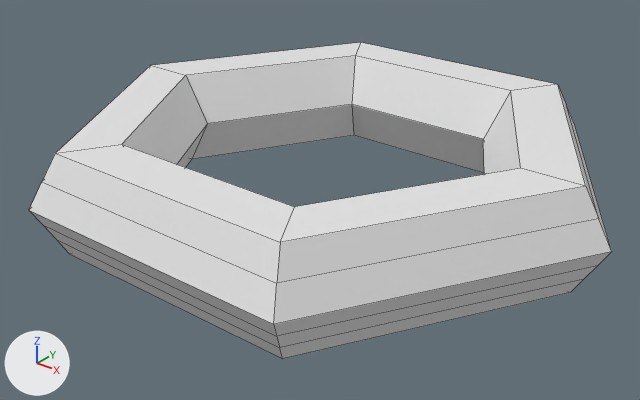
Renders of the Blender file Obj_Key_Normal_A.blend from each side of a commit.
Rendered twice from a 50 mm lens placed at (2.155, -2.77, 1.522), pointed at (0.058, -0.148, -0.104). Lighting does not change. The marker at lower left points along +X, +Y and +Z. The picture after the commit comes second. Mesh edges are drawn as thin lines.
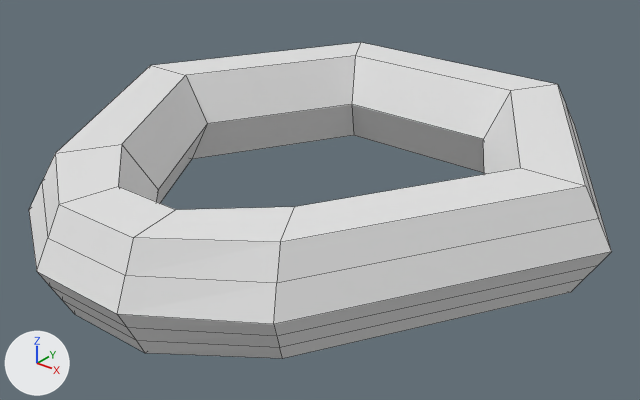
Boxes [x1, y1, x2, y2] around the edits, measured in the pictures (640 x 400 px):
```json
{"object": "Torus", "change": "reshaped", "before": [29, 42, 612, 358], "after": [29, 42, 612, 359]}
{"part": 1, "of": "me_torus", "change": "built on", "before": [29, 144, 294, 358], "after": [29, 144, 294, 359]}
```

Edits to the scene script, one JSON object a line:
```json
{"block": "me_torus", "where": "# used by ob_torus; location = (0.0, 0.0, 0.0)"}
{"op": "remove", "block": "me_torus", "code": "me_torus.from_pydata(...)  # 54 vertices, 54 faces; spans x -1.25..1.25, y -1.08..1.08, z -0.22..0.22"}
{"op": "add", "block": "me_torus", "code": "me_torus.from_pydata(...)  # 72 vertices, 72 faces; spans x -1.25..1.25, y -1.34..1.08, z -0.22..0.22"}
{"block": "me_torus", "change": "me_torus part 1"}
{"block": "me_torus", "change": "9 faces are deleted"}
{"block": "me_torus", "change": "18 vertices are added at x -0.21..0.21, y -1.34..-0.91, z -0.22..0.22"}
{"block": "me_torus", "change": "27 new faces join them"}
```
